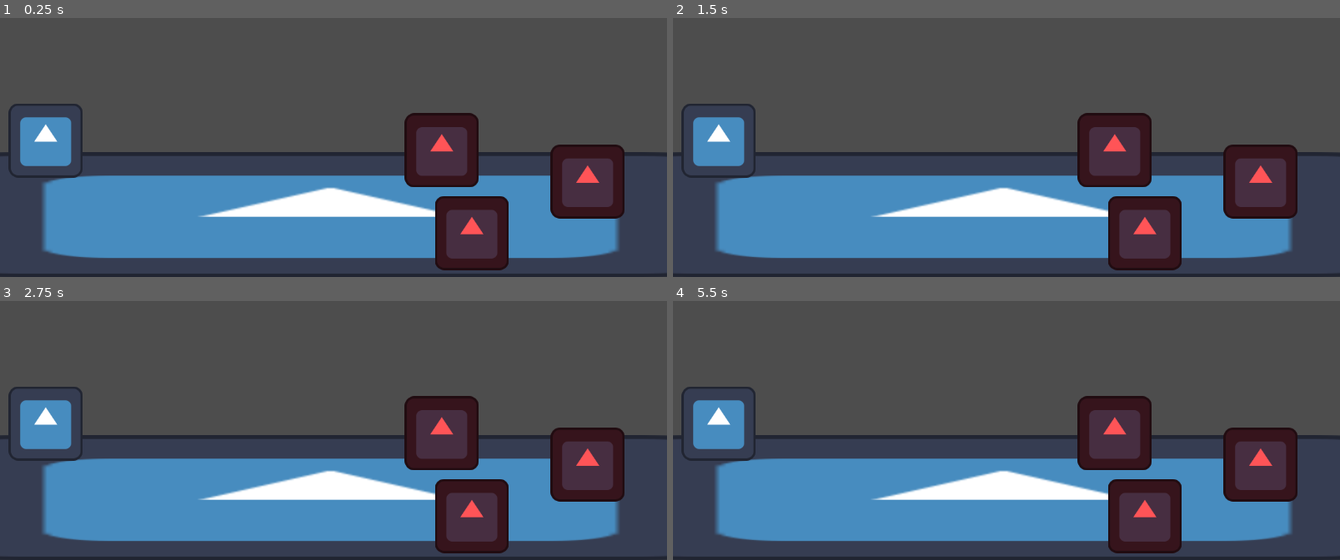
Above: before the commit, frames 1-4 (two rows, left to right).
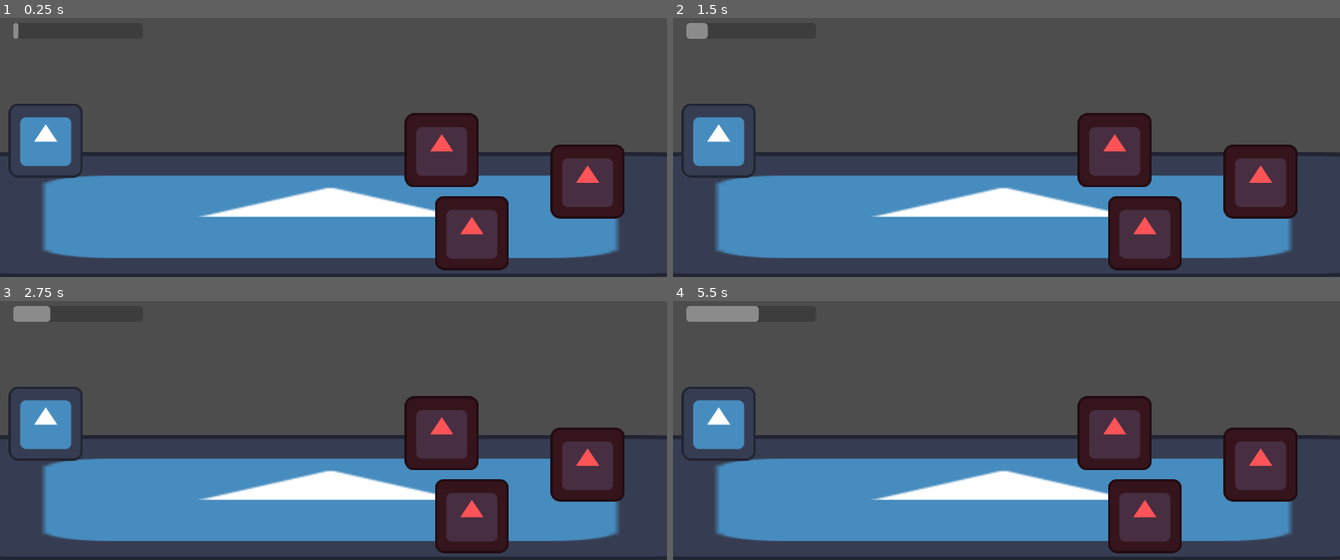
Above: after the commit, the same moments.

Repository: Lord-Dargon/The-Way
Game: Godot game, scene res://Scenes/Battle.tscn
The game is run twice, just before and just after one commit, with the same random seed, the same clock (stepped at 60 frames per second) and the same inputs. The engine's default icon, where the game draws it, is replaced by a stand-in: a white triangle on a blue panel in a dark square.
Inputs:
- Up to frame 1 (0.25 s): no input
- Up to frame 2 (1.5 s): tap Enter at 1.25 s
- Up to frame 3 (2.75 s): tap Space at 2 s
- Up to frame 4 (5.5 s): tap Enter at 3.5 s; tap Space at 4.25 s

The runs differ from the first frame. In frame 1, less than 0.1% of the frame differs, in the area x 2-3%, y 1-9%; in frame 2, 0.2%; in frame 3, 0.3%; in frame 4, 0.7%, in the area x 2-13%, y 1-9%.

Commit message:
callables and all that jazz
yuh

Diff:
--- /dev/null
+++ b/Scenes/Action Manager.gd
@@ -0,0 +1,17 @@
+extends Node
+
+@onready var Actions : Array = []
+
+
+
+# Called when the node enters the scene tree for the first time.
+func _ready():
+	var Action = Callable(self, "Attack1")
+
+func Attack1():
+
+		pass
+
+# Called every frame. 'delta' is the elapsed time since the previous frame.
+func _process(delta):
+	pass
--- /dev/null
+++ b/Scenes/ActionManager.tscn
@@ -0,0 +1,6 @@
+[gd_scene load_steps=2 format=3 uid="uid://diwhlddru52rs"]
+
+[ext_resource type="Script" path="res://Scenes/Action Manager.gd" id="1_8837b"]
+
+[node name="Action Manager" type="Node"]
+script = ExtResource("1_8837b")
--- a/Scenes/Battle.tscn
+++ b/Scenes/Battle.tscn
@@ -1,10 +1,13 @@
-[gd_scene load_steps=4 format=3 uid="uid://dbwep0qj6sw6w"]
+[gd_scene load_steps=5 format=3 uid="uid://dbwep0qj6sw6w"]
 
 [ext_resource type="Texture2D" uid="uid://c7vrifdgm18i2" path="res://Graphics/icon.svg" id="1_tlngn"]
+[ext_resource type="PackedScene" uid="uid://diwhlddru52rs" path="res://Scenes/ActionManager.tscn" id="1_u6fa8"]
 [ext_resource type="Script" path="res://Scripts/Test_Player.gd" id="2_ps8u1"]
 [ext_resource type="Script" path="res://Scripts/Enemy.gd" id="3_3281n"]
 
 [node name="Battle" type="Node2D"]
+
+[node name="Action Manager" parent="." instance=ExtResource("1_u6fa8")]
 
 [node name="Background" type="Sprite2D" parent="."]
 position = Vector2(571, 540.5)
@@ -17,6 +20,18 @@
 script = ExtResource("2_ps8u1")
 Spd = 10
 metadata/_edit_group_ = true
+
+[node name="ProgressBar" type="ProgressBar" parent="Character"]
+anchors_preset = -1
+anchor_left = 0.044
+anchor_top = 0.049
+anchor_right = 0.044
+anchor_bottom = 0.049
+offset_left = -61.632
+offset_top = -209.272
+offset_right = 162.368
+offset_bottom = -182.272
+show_percentage = false
 
 [node name="Character_Button" type="Button" parent="Character"]
 modulate = Color(1, 1, 1, 0)
--- a/Scripts/Test_Player.gd
+++ b/Scripts/Test_Player.gd
@@ -11,6 +11,7 @@
 @onready var button = $Character_Button/Menu/Panel/Button
 @onready var menu = $Character_Button/Menu/Panel
 @onready var Action_bar = $Timer
+@onready var TimerBar = $ProgressBar
 
 
 
@@ -18,21 +19,24 @@
 # Called when the node enters the scene tree for the first time.
 func _ready():
 	Action_bar.set_wait_time(100/Spd)
+	TimerBar.max_value = Action_bar.wait_time
 	Action_bar.start()
 	pass # Replace with function body.
 # Called every frame. 'delta' is the elapsed time since the previous frame.
 func _process(delta):
 	if Update == true:
 		print(Action_bar.time_left)
+	TimerBar.value = Action_bar.wait_time - Action_bar.time_left
 	pass
 
 
 
 func _on_attack_1_pressed():
+	ActionManager.Attack1.call()
 	if Action_bar.is_stopped():
 		print("Attack_1")
 		Action_bar.start()
-		pass #
+
 
 func _on_attack_2_pressed():
 	if Action_bar.is_stopped():
--- a/project.godot
+++ b/project.godot
@@ -15,6 +15,10 @@
 config/features=PackedStringArray("4.2", "Forward Plus")
 config/icon="res://Graphics/icon.svg"
 
+[autoload]
+
+ActionManager="*res://Scenes/ActionManager.tscn"
+
 [display]
 
 window/stretch/mode="canvas_items"
